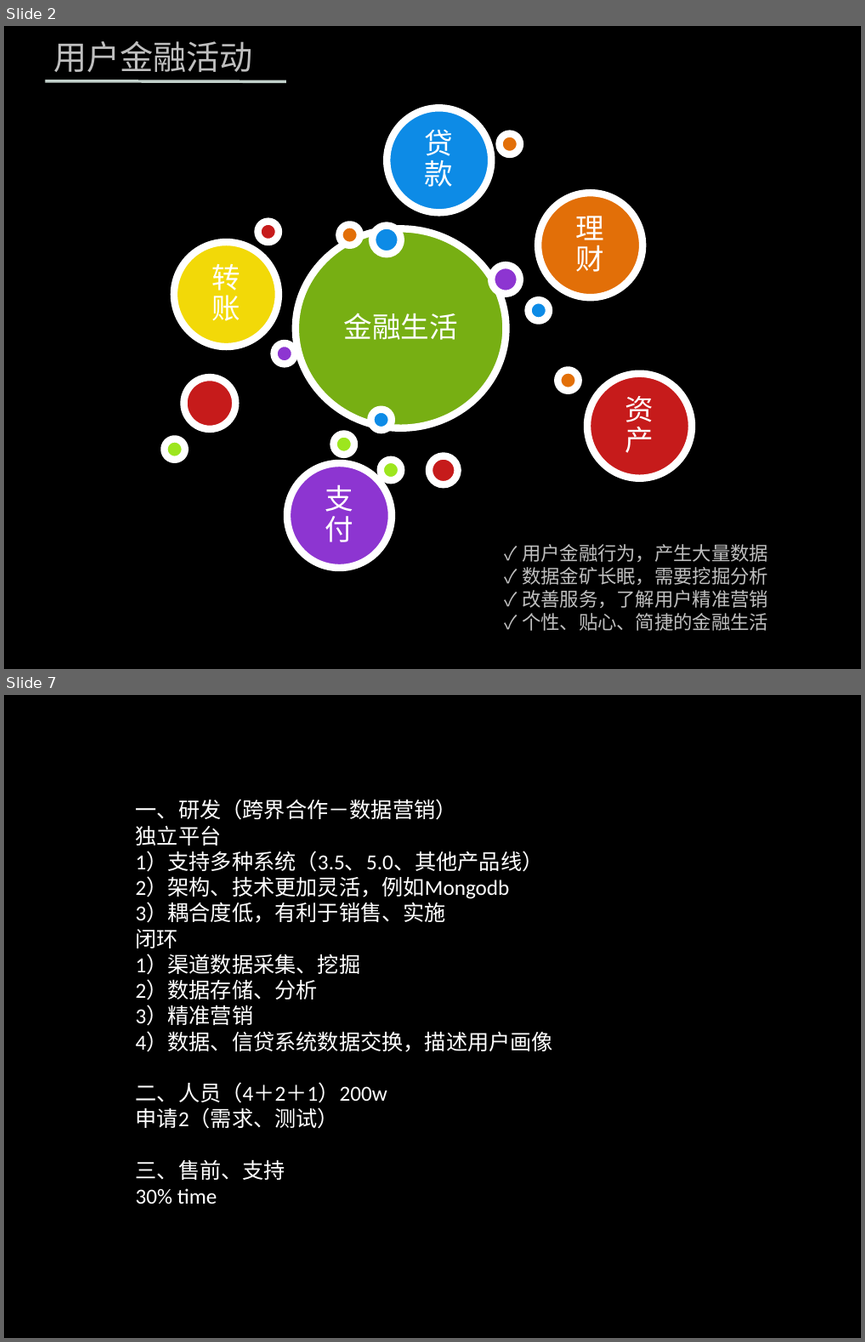
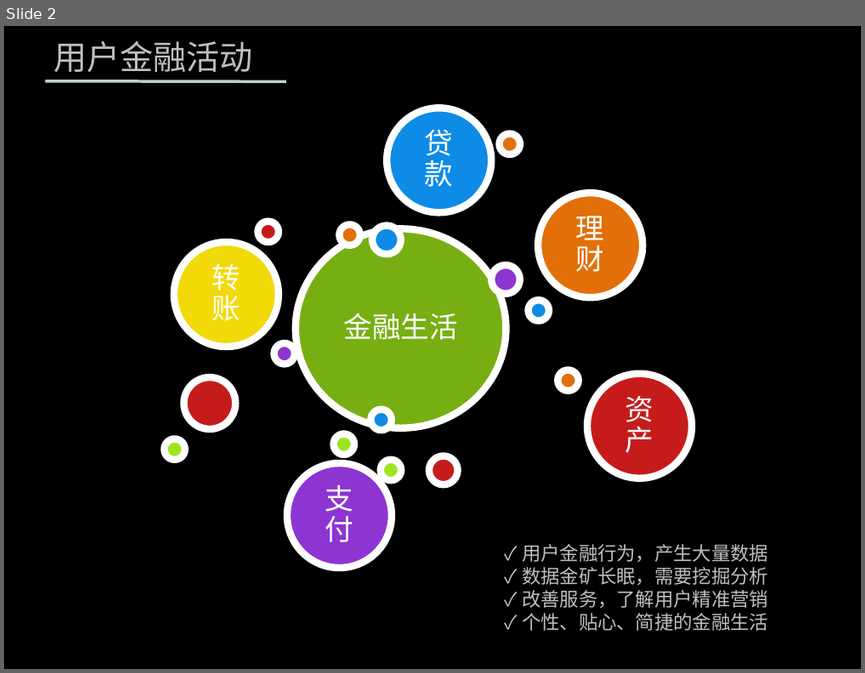
Before and after one commit to zhenghong/UBP, a slide deck: 营销.pptx. Shown one above the other, each under a label of ours: slides 2 and 7 before the commit, slide 2 after it; the slides between them are not shown. The pictures are 865x1342 and 865x673 pixels, drawn with LibreOffice and Linux fonts; fonts in the diff are those of the drawing; background and template pictures are left out. Boxes give left, top, right and bottom in pixels: in the first picture for what was removed or moved away, otherwise in the second. Text is boxed around its words. In the diff, an @@ line names an element or a change of style, - is before the commit and + after.

```diff
--- a/营销.pptx
+++ b/营销.pptx
@@ slide 7 removed at <box>4,695,861,1338</box>, background picture (left out) @@
@@ text removed at <box>136,799,554,1204</box> @@
-一、研发（跨界合作－数据营销）
-独立平台
-1）支持多种系统（3.5、5.0、其他产品线）
-2）架构、技术更加灵活，例如Mongodb
-3）耦合度低，有利于销售、实施
-闭环
-1）渠道数据采集、挖掘
-2）数据存储、分析
-3）精准营销
-4）数据、信贷系统数据交换，描述用户画像
-二、人员（4＋2＋1）200w
-申请2（需求、测试）
-三、售前、支持
-30% time
```
Also in this commit, not shown: 4 slides changed.
